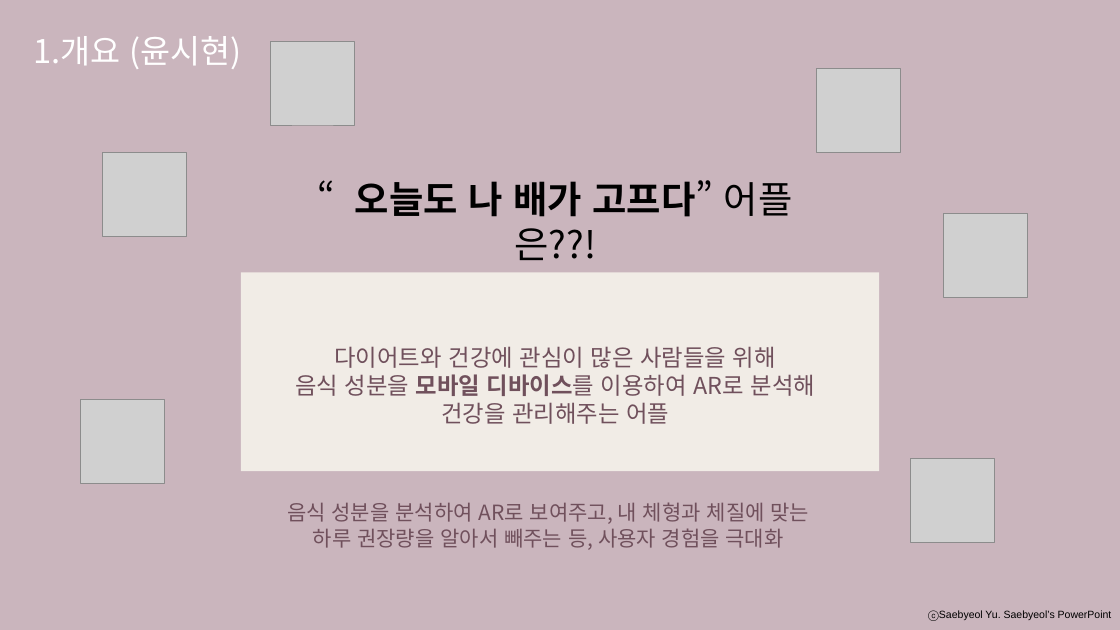
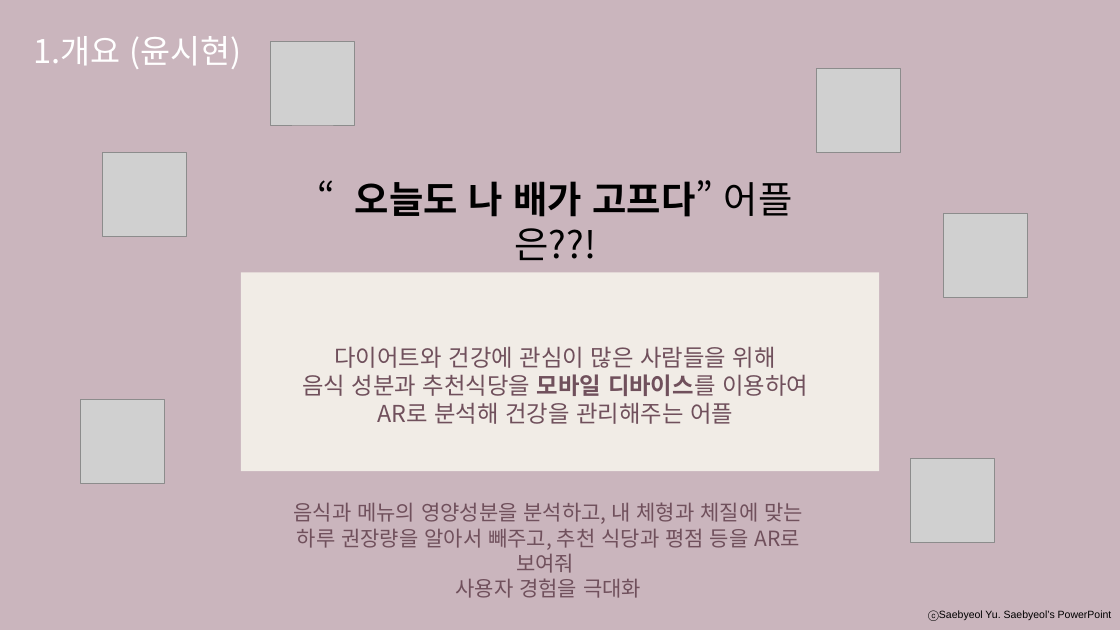
Before and after one commit to developerYHLee/University_Homework, a slide deck: slide 3 of 기말과제.pptx. Drawn at 1120x630 pixels with LibreOffice and Linux fonts; fonts in the diff are those of the drawing; grey boxes stand for pictures. Boxes give left, top, right and bottom in pixels: in the first picture for what was removed or moved away, otherwise in the second. Text is boxed around its words. In the diff, an @@ line names an element or a change of style, - is before the commit and + after.

```diff
--- a/기말과제.pptx
+++ b/기말과제.pptx
@@ text at bbox=[302, 374, 808, 424]: text changed @@
-음식 성분을 모바일 디바이스를 이용하여 AR로 분석해
-건강을 관리해주는 어플
+음식 성분과 추천식당을 모바일 디바이스를 이용하여 AR로 분석해 건강을 관리해주는 어플
@@ text at bbox=[293, 502, 803, 598]: text changed @@
-음식 성분을 분석하여 AR로 보여주고, 내 체형과 체질에 맞는 하루 권장량을 알아서 빼주는 등, 사용자 경험을 극대화
+음식과 메뉴의 영양성분을 분석하고, 내 체형과 체질에 맞는 하루 권장량을 알아서 빼주고, 추천 식당과 평점 등을 AR로 보여줘
+사용자 경험을 극대화
```
Also in this commit, not shown: 1 slide added, 1 slide removed.
